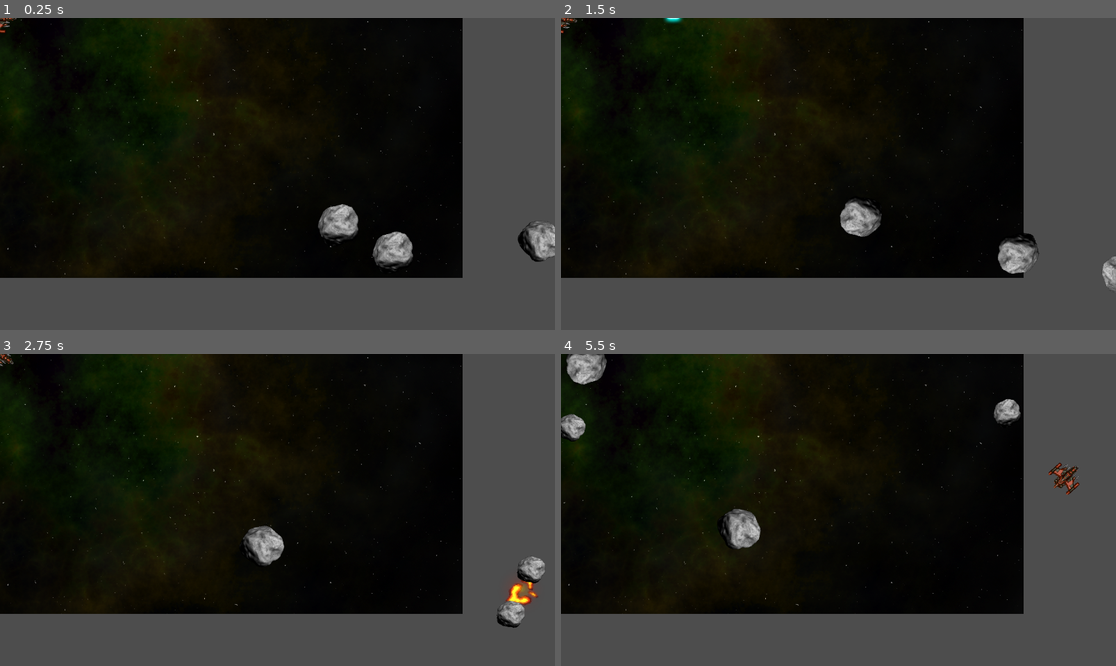
Above: before the commit, frames 1-4 (two rows, left to right).
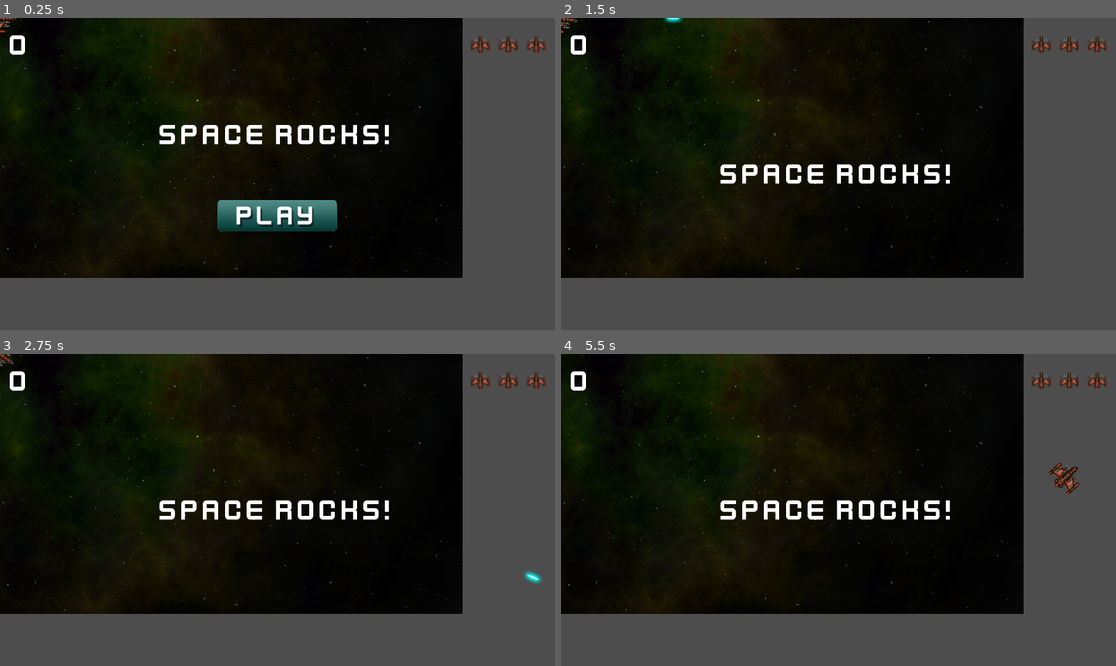
Above: after the commit, the same moments.

Repository: surbanski2/SDEV_148_Chapter_03
Game: Godot game, scene res://main.tscn
Two runs of this game, one before a commit and one after it. Both use one fixed random seed, a clock stepped at 60 frames per second and the inputs below.
Inputs (mouse positions are in pixels of both pictures, inside the frame that each line leads up to):
- Up to frame 1 (0.25 s): no input
- Up to frame 2 (1.5 s): click (838, 214) at 0.52 s; hold D (rotate_right) from 1.28 s (still down); hold Space (shoot) from 1.28 s (still down)
- Up to frame 3 (2.75 s): release D (rotate_right) at 2.03 s; release Space (shoot) at 2.03 s; hold A (rotate_left) from 2.03 s (still down); tap Space (shoot) at 2.1 s
- Up to frame 4 (5.5 s): release A (rotate_left) at 2.78 s; hold D (rotate_right) 2.78-3.53 s; hold Space (shoot) 2.78-3.53 s; hold W (thrust) 3.53-4.28 s; tap Space (shoot) at 3.6, 5.1 s; hold Space (shoot) 4.28-5.03 s; hold A (rotate_left) from 4.28 s (still down)

The runs differ from the first frame. In frame 1, 5.5% of the frame differs, in the area x 1-100%, y 5-82%; in frame 2, 3.2%; in frame 3, 3.2%; in frame 4, 3.4%.

Commit message:
Building levels.

Diff:
--- a/hud.gd
+++ b/hud.gd
@@ -23,3 +23,11 @@
 	show_message("Game Over")
 	await $Timer.timeout
 	start_button.show()
+
+func _on_start_button_pressed():
+	start_button.hide()
+	start_game.emit()
+
+func _on_timer_timeout():
+	message.hide()
+	message.text = ""
--- a/hud.tscn
+++ b/hud.tscn
@@ -80,3 +80,6 @@
 size_flags_horizontal = 4
 texture_normal = ExtResource("3_a2258")
 texture_hover = ExtResource("4_1xsix")
+
+[connection signal="timeout" from="Timer" to="." method="_on_timer_timeout"]
+[connection signal="pressed" from="VBoxContainer/StartButton" to="." method="_on_start_button_pressed"]
--- a/main.gd
+++ b/main.gd
@@ -3,11 +3,12 @@
 @export var rock_scene : PackedScene
 
 var screensize = Vector2.ZERO
+var level = 0
+var score = 0
+var playing = false
 
 func _ready():
 	screensize = get_viewport().get_visible_rect().size
-	for i in 3:
-		spawn_rock(3)
 
 func spawn_rock(size, pos=null, vel=null):
 	if pos == null:
@@ -29,3 +30,20 @@
 		var neewpos = pos + dir * radius
 		var newvel = dir * vel.length() * 1.1
 		spawn_rock(size - 1, neewpos, newvel)
+
+func new_game():
+	# remove any old rocks from previous game
+	get_tree().call_group("rocks", "queue_free")
+	level = 0
+	score = 0
+	$HUD.update_score(score)
+	$HUD.show_message("Get Ready!")
+	$Player.reset()
+	await $HUD/Timer.timeout
+	playing = true
+
+func new_level():
+	level += 1
+	$HUD.show_message("Wave %s" % level)
+	for i in level:
+		spawn_rock(3)
--- a/main.tscn
+++ b/main.tscn
@@ -1,9 +1,10 @@
-[gd_scene load_steps=6 format=3 uid="uid://ccfpd8b0jw1ck"]
+[gd_scene load_steps=7 format=3 uid="uid://ccfpd8b0jw1ck"]
 
 [ext_resource type="Texture2D" uid="uid://c8tx5w7txwnur" path="res://assets/space_background.png" id="1_0xm2m"]
 [ext_resource type="Script" uid="uid://c6p7vg5yyl6bk" path="res://main.gd" id="1_h2yge"]
 [ext_resource type="PackedScene" uid="uid://dmbdrs8w3s57a" path="res://rock.tscn" id="2_1bvp3"]
 [ext_resource type="PackedScene" uid="uid://cus8piumgbela" path="res://player.tscn" id="2_h2yge"]
+[ext_resource type="PackedScene" uid="uid://cltwsxbnpesnp" path="res://hud.tscn" id="5_lquwl"]
 
 [sub_resource type="Curve2D" id="Curve2D_0xm2m"]
 _data = {
@@ -26,3 +27,5 @@
 [node name="RockSpawn" type="PathFollow2D" parent="RockPath"]
 position = Vector2(-832, -448)
 rotation = 0.00499996
+
+[node name="HUD" parent="." instance=ExtResource("5_lquwl")]
